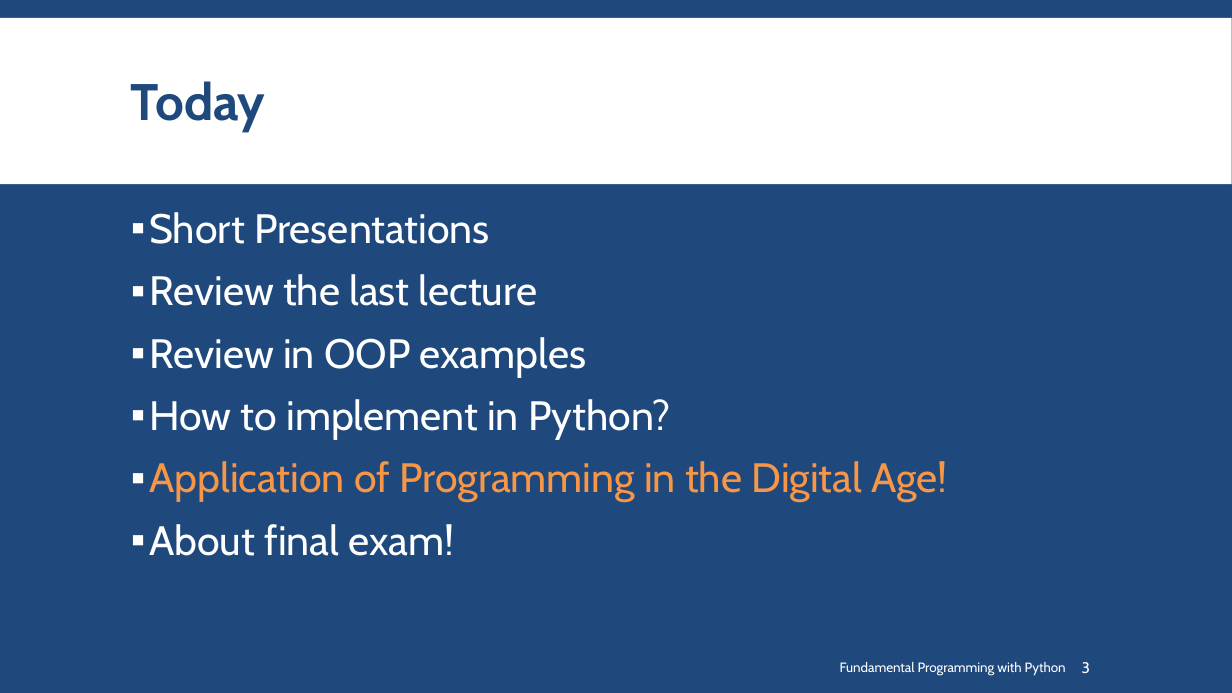
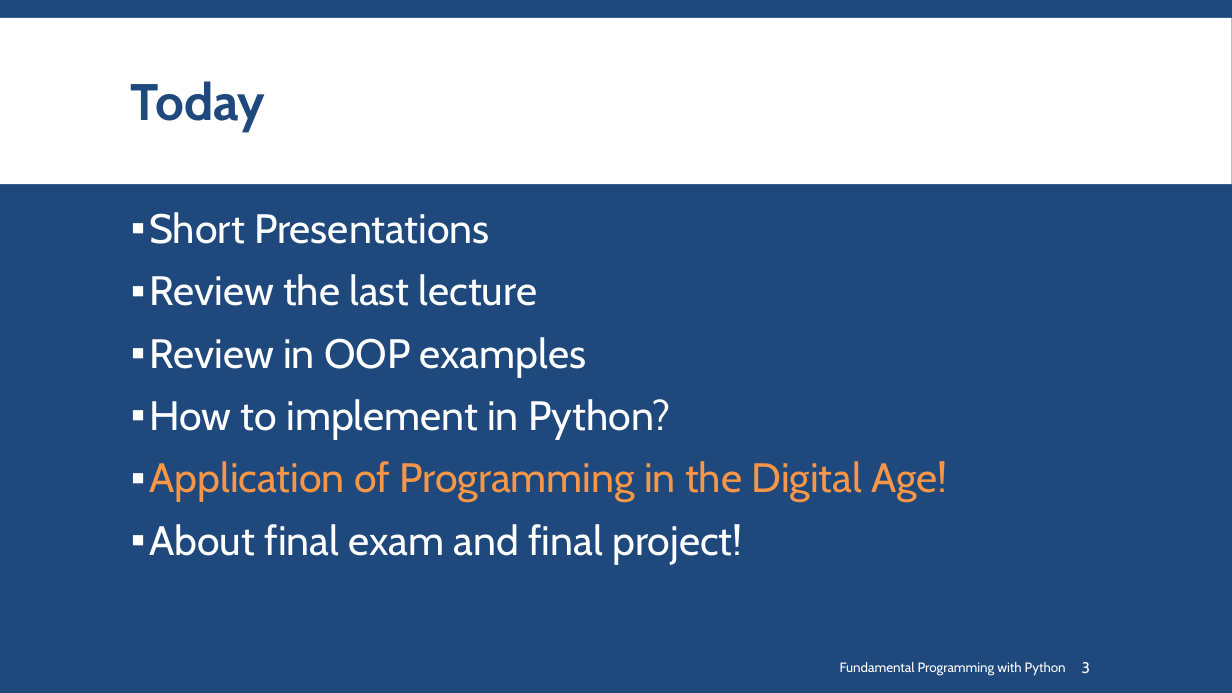
Before and after one commit to SharifPythonSpace/Course1401, a slide deck: slide 3 of Slide/13- What is Object-oriented Programming.pptx. Drawn at 1232x693 pixels with LibreOffice and Linux fonts; fonts in the diff are those of the drawing; background and template pictures are left out. Boxes give left, top, right and bottom in pixels: in the first picture for what was removed or moved away, otherwise in the second. Text is boxed around its words. In the diff, an @@ line names an element or a change of style, - is before the commit and + after.

```diff
--- a/Slide/13- What is Object-oriented Programming.pptx
+++ b/Slide/13- What is Object-oriented Programming.pptx
@@ text at (149, 524, 742, 565): text changed @@
-▪ About final exam!
+▪ About final exam and final project!
```
Also in this commit, not shown: 2 other slides changed, 1 slide added.
